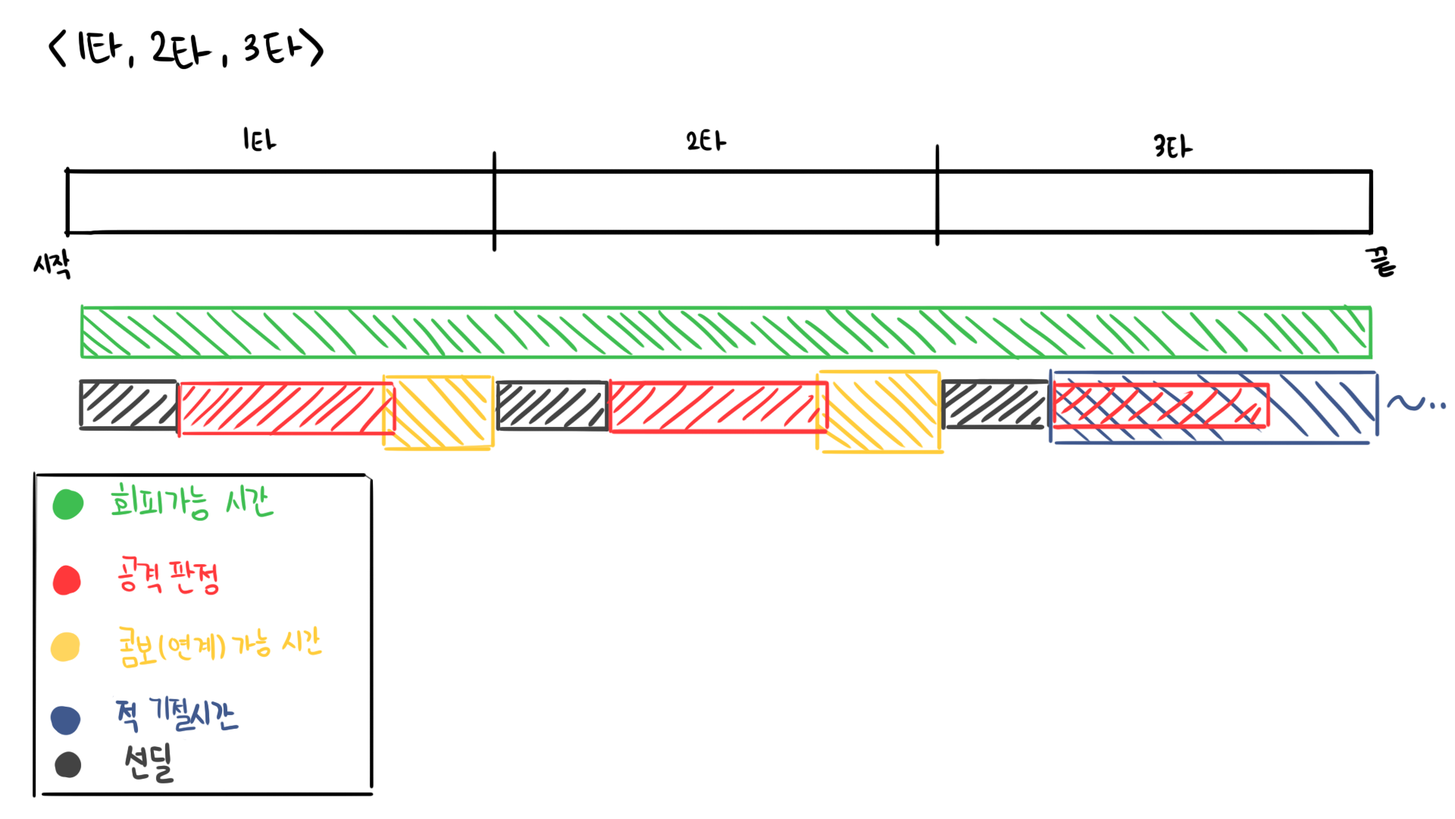
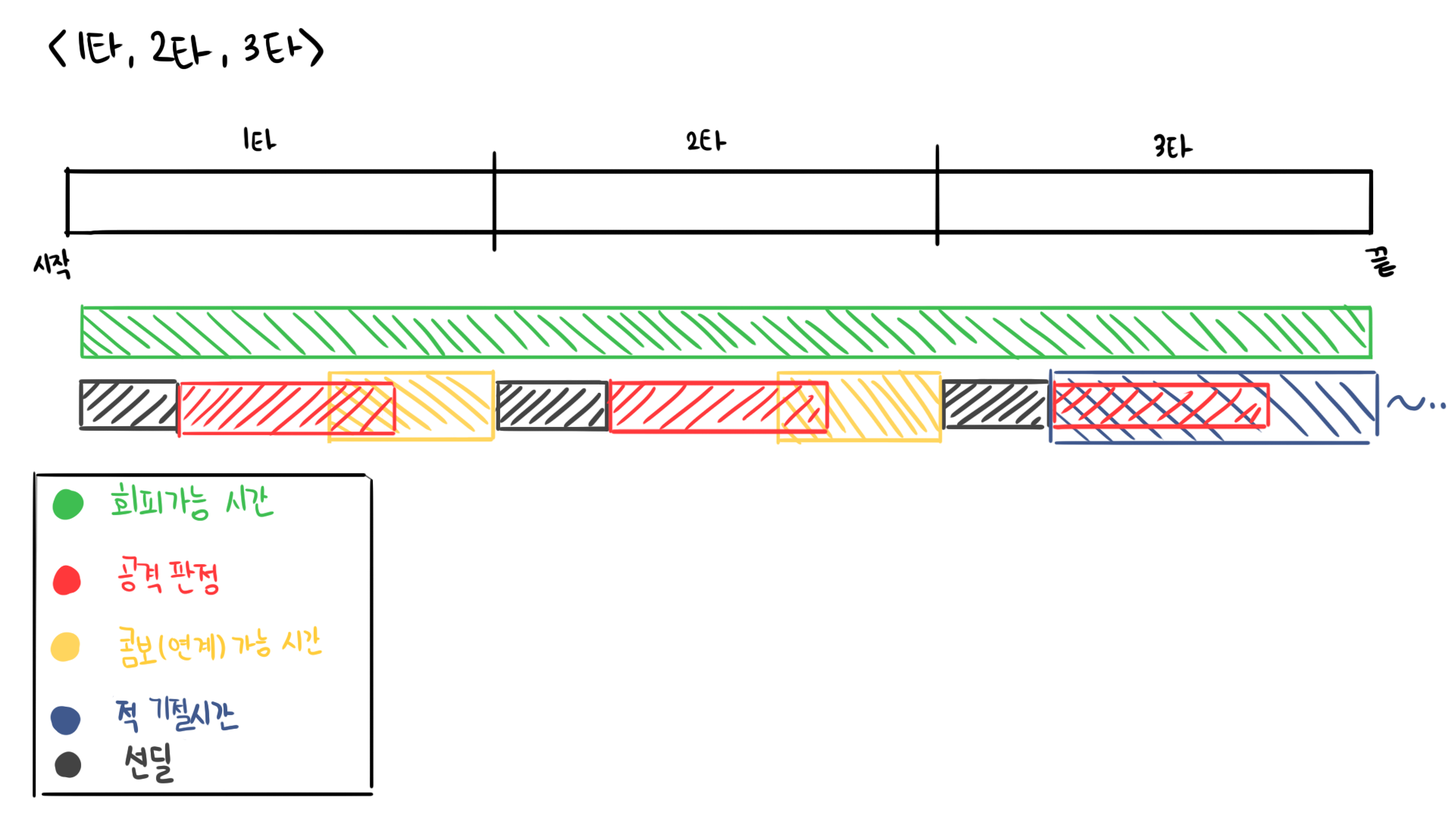
Layers edited between the first and the second (1455, 819) image:
painted on "연계" over (326, 368, 946, 455)
